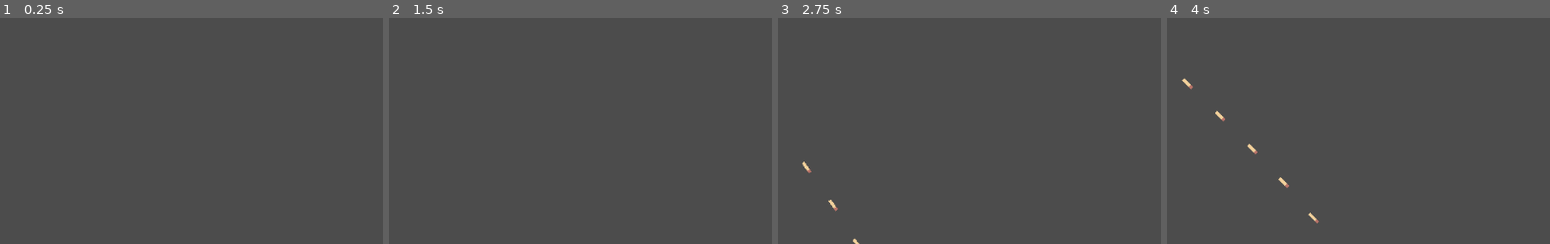
Above: before the commit, frames 1-4 (left to right).
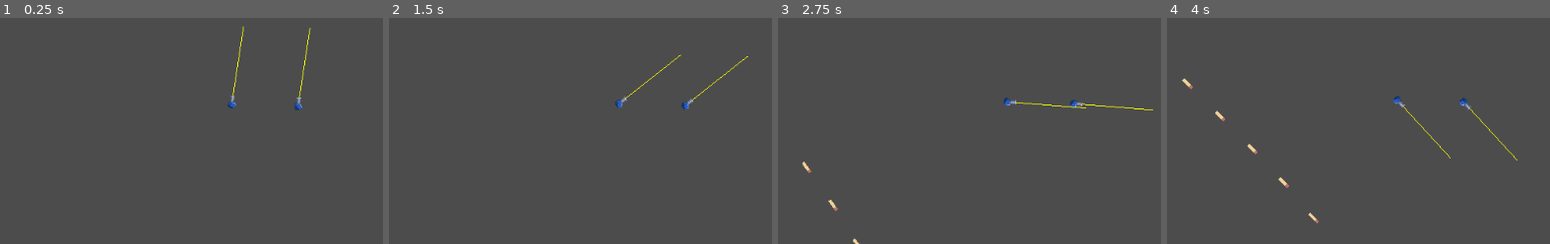
Above: after the commit, the same moments.

Repository: octoshrimpy/bugbots
Game: Godot game, scene res://scenes/root.tscn
Same seed, same stepped clock (60 frames per second), same inputs: the game is played once before the commit and once after it.
Inputs (mouse positions are % of the whole screen's width and height, from its top left):
- Up to frame 1 (0.25 s): no input
- Up to frame 2 (1.5 s): move the mouse to (71, 44) at 0.52 s; click (71, 44) at 0.67 s; move the mouse to (28, 54) at 1.27 s; click (28, 54) at 1.42 s
- Up to frame 3 (2.75 s): move the mouse to (59, 27) at 2.02 s; click (59, 27) at 2.17 s
- Up to frame 4 (4 s): move the mouse to (43, 69) at 2.77 s; click (43, 69) at 2.92 s; move the mouse to (79, 64) at 3.52 s; click (79, 64) at 3.67 s
The pictures show only the part of the screen within x 34-84%, y 44-94%; the shares and areas given below are measured in that part.

The runs differ from the first frame. In frame 1, 0.4% of the frame differs, in the area x 59-82%, y 3-41%; in frame 2, 0.4%; in frame 3, 0.4%; in frame 4, 0.3%.

Commit message:
WIP changes with the bug

Diff:
--- a/scenes/Bug.gd
+++ /dev/null
@@ -1,16 +0,0 @@
-extends Node2D
-
-
-# Declare member variables here. Examples:
-# var a = 2
-# var b = "text"
-
-
-# Called when the node enters the scene tree for the first time.
-func _ready():
-  pass # Replace with function body.
-
-
-# Called every frame. 'delta' is the elapsed time since the previous frame.
-#func _process(delta):
-#  pass
--- /dev/null
+++ b/scenes/Bug.tscn
@@ -0,0 +1,16 @@
+[gd_scene load_steps=3 format=2]
+
+[ext_resource path="res://sprites/tower_gun_bullet.png" type="Texture" id=1]
+
+[sub_resource type="SpriteFrames" id=1]
+animations = [ {
+"frames": [ ExtResource( 1 ) ],
+"loop": true,
+"name": "default",
+"speed": 5.0
+} ]
+
+[node name="Bug" type="Node2D"]
+
+[node name="AnimatedSprite" type="AnimatedSprite" parent="."]
+frames = SubResource( 1 )
--- a/scenes/root.tscn
+++ b/scenes/root.tscn
@@ -1,12 +1,28 @@
-[gd_scene load_steps=3 format=2]
+[gd_scene load_steps=5 format=2]
 
 [ext_resource path="res://scenes/Tower.tscn" type="PackedScene" id=1]
-[ext_resource path="res://scenes/Bug.gd" type="Script" id=2]
+[ext_resource path="res://scenes/Bug.tscn" type="PackedScene" id=2]
+[ext_resource path="res://scripts/Bug.gd" type="Script" id=3]
+
+[sub_resource type="CapsuleShape2D" id=1]
+radius = 5.71674
+height = 8.01819
 
 [node name="root" type="Node2D"]
 
 [node name="Tower" parent="." instance=ExtResource( 1 )]
 position = Vector2( 118.038, 76.3298 )
 
-[node name="Bug" type="Node2D" parent="."]
-script = ExtResource( 2 )
+[node name="Bug" type="Area2D" parent="." instance=ExtResource( 2 )]
+position = Vector2( 755.366, 380.047 )
+script = ExtResource( 3 )
+
+[node name="CollisionShape2D" type="CollisionShape2D" parent="Bug"]
+shape = SubResource( 1 )
+
+[node name="Bug2" type="Area2D" parent="." instance=ExtResource( 2 )]
+position = Vector2( 669.073, 377.683 )
+script = ExtResource( 3 )
+
+[node name="CollisionShape2D2" type="CollisionShape2D" parent="Bug2"]
+shape = SubResource( 1 )
--- a/scripts/BaseTower/Tower.gd
+++ b/scripts/BaseTower/Tower.gd
@@ -32,10 +32,10 @@
     if rotation_difference < 0.1: # Should this be extracted to an "accuracy" variable?
       gun.shoot(target_xy)
 
-func _input(event):
-  # Click anywhere on the screen to output debug information for the tower.
-  if event is InputEventMouseButton:
-   debug()
+# func _input(event):
+#   # Click anywhere on the screen to output debug information for the tower.
+#   if event is InputEventMouseButton:
+#    debug()
 
 func _on_shoot_timer_timeout():
   gun.can_shoot = true
--- /dev/null
+++ b/scripts/Bug.gd
@@ -0,0 +1,57 @@
+extends Node2D
+
+# Boid rules:
+# 1. Separation Steer away from other Boids
+#  * Have circle of vision within certain distance- don't see behind
+# 2. Alignment
+# 3. Cohesion
+
+# Pathfinding:
+# Apply Boid rules as #1 priority
+# Past rules, apply weighted pathfinding towards destination (castle)
+# Pathfinding is grid based, despite the bugs not following a perfect grid.
+
+var range_min
+
+func _init():
+  range_min = 1
+
+# Called when the node enters the scene tree for the first time.
+func _ready():
+  set_process(true)
+
+func _process(delta):
+  rotation += 0.01
+  update()
+
+func _input(event):
+  # Click anywhere on the screen to output debug information for the tower.
+  if event is InputEventMouseButton:
+   debug()
+
+# Called every frame. 'delta' is the elapsed time since the previous frame.
+#func _process(delta):
+#  pass
+
+func _physics_process(delta):
+  var space_state = get_world_2d().direct_space_state
+  var result = space_state.intersect_ray(Vector2(0, 0), Vector2(0, -100))
+  if result:
+    print("Hit: " + result.position)
+
+func _draw():
+  draw_line(Vector2(0, 0), Vector2(0, -100), Color(1, 1, 0))
+
+func debug():
+  var mouse_loc = get_global_mouse_position()
+
+  print(
+    "\n Mouse.x: " + str(mouse_loc.x) +
+    "\n Mouse.y: " + str(mouse_loc.y) +
+    "\n bug.trans: " + str(transform) +
+    "\n bug.gtrans: " + str(global_transform) +
+    "\n bug.pos: " + str(position) +
+    "\n bug.gpos: " + str(global_position) +
+    "\n bug.rot: " + str(rotation) +
+    "\n bug.grot: " + str(global_rotation)   # Global rotation is local_rotation % TAU
+  )
